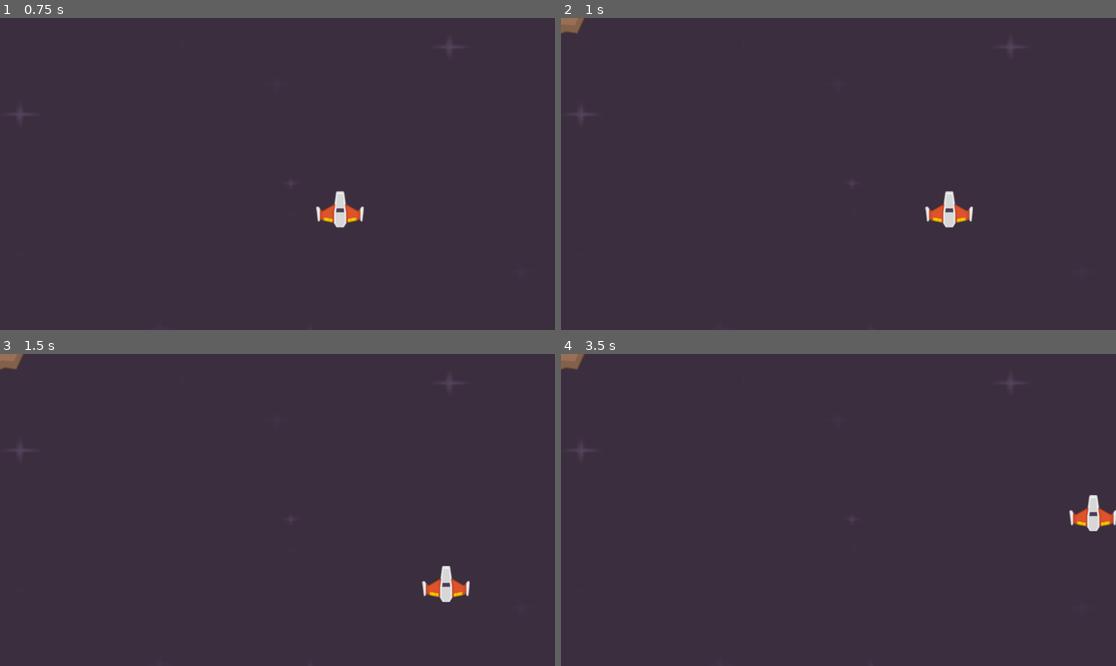
Above: before the commit, frames 1-4 (two rows, left to right).
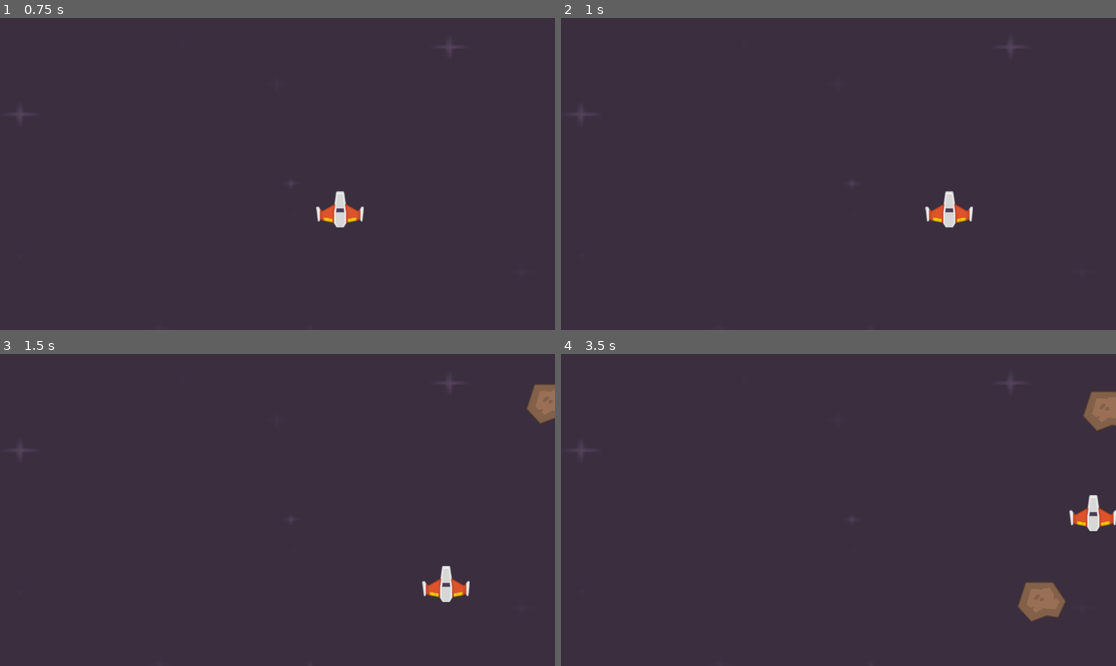
Above: after the commit, the same moments.

Repository: ramose/godot_space_shooter
Game: Godot game, scene res://scenes/level.tscn
Two runs of this game, one before a commit and one after it. Both use one fixed random seed, a clock stepped at 60 frames per second and the inputs below.
Inputs:
- Up to frame 1 (0.75 s): tap Enter at 0.5 s; hold D (right) from 0.53 s (still down)
- Up to frame 2 (1 s): keep holding D (right)
- Up to frame 3 (1.5 s): release D (right) at 1.28 s; hold S (down) from 1.28 s (still down)
- Up to frame 4 (3.5 s): release S (down) at 2.03 s; hold D (right) 2.03-2.78 s; hold W (up) from 2.78 s (still down)

Frame 1 is identical in both runs. In frame 2, 0.2% of the frame differs, in the area x 0-5%, y 0-6%; in frame 3, 0.7%; in frame 4, 1.6%, in the area x 0-100%, y 0-86%.

Commit message:
randomize meteors

Diff:
--- a/meteor.gd
+++ b/meteor.gd
@@ -1,6 +1,17 @@
 extends Area2D
 
+func _ready():
+	var rng := RandomNumberGenerator.new()
 
+	var width = get_viewport().get_visible_rect().size[0]
+	var random_x = randi_range(0, width)
+	var random_y = randi_range(-100, -50)
+
+	position = Vector2(random_x, random_y)
+
+
+func _process(delta):
+	position += Vector2(0, 1.0) * 400 * delta
 
 func _on_body_entered(body):
 	print(body.collision_layer) # Replace with function body.
